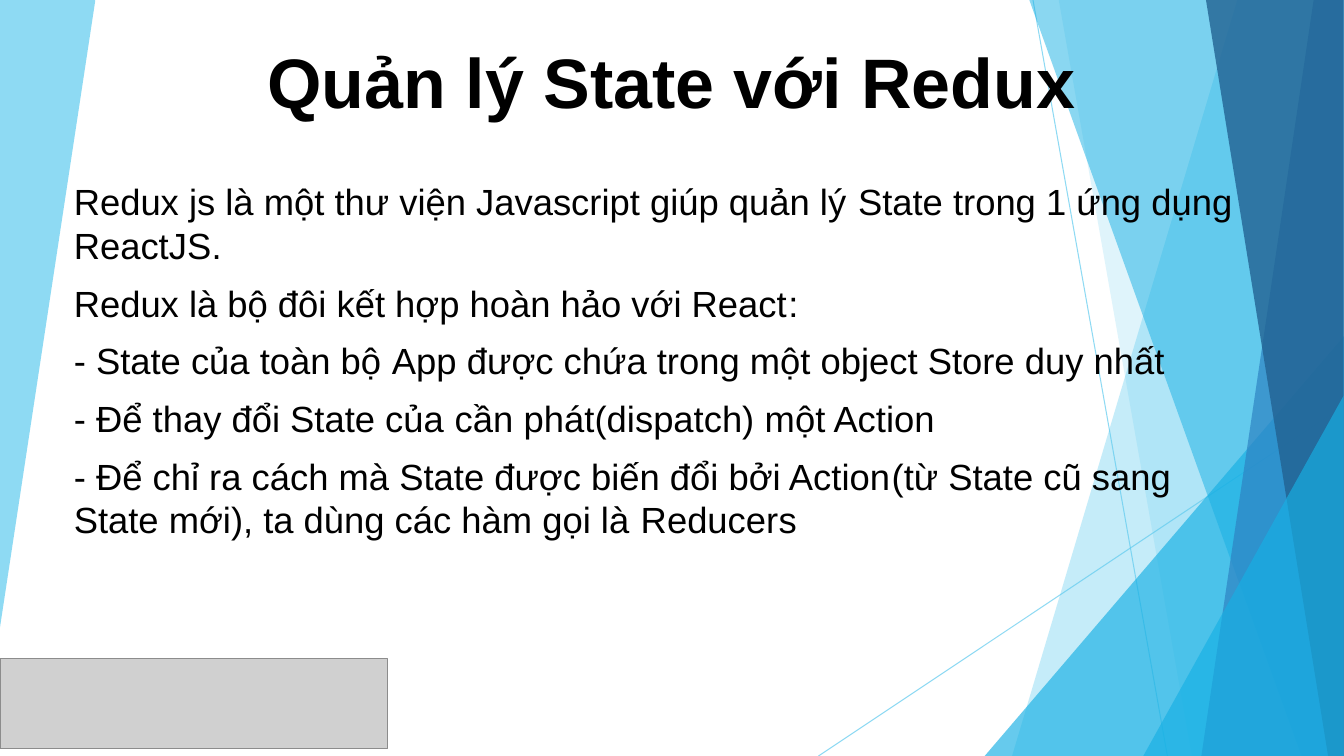
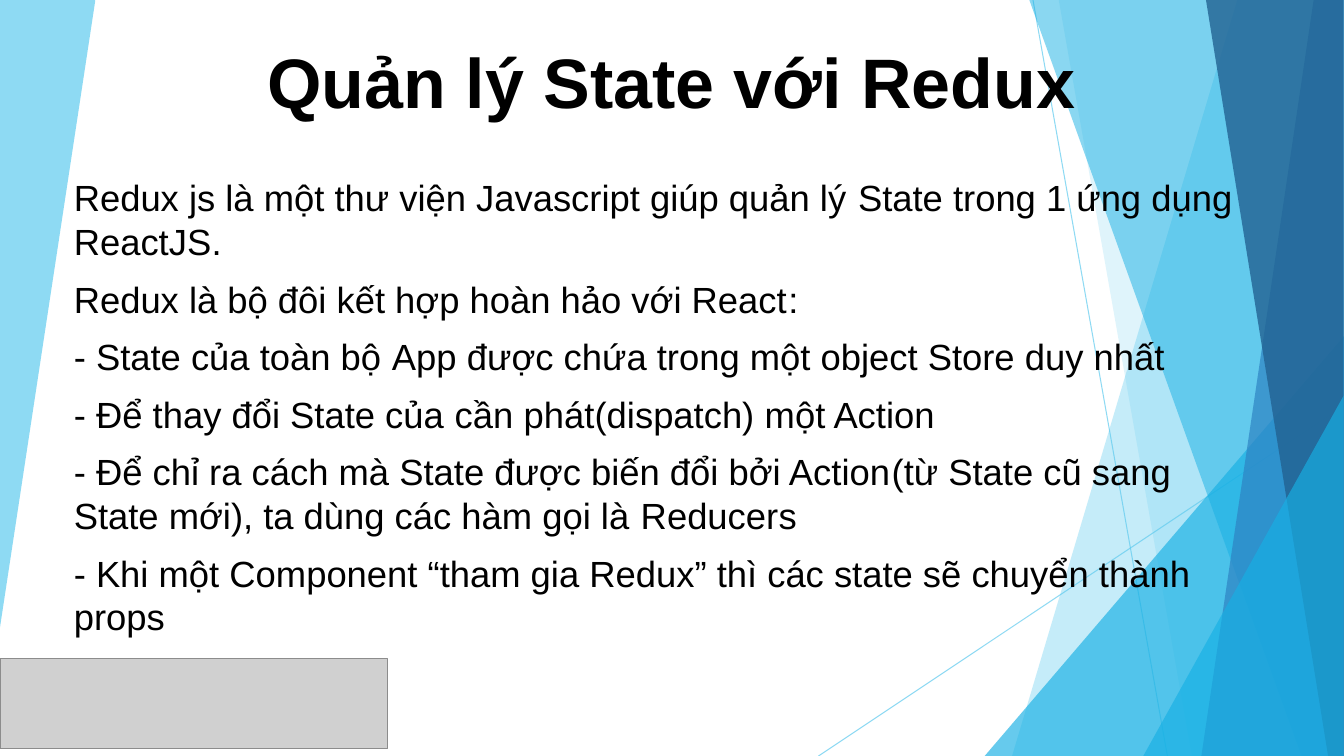
Before and after one commit to sunlight3d/CecomtechReactJST03-2019, a slide deck: slide 1 of Phần 5-Quản lý State với Redux.pptx. Drawn at 1344x756 pixels with LibreOffice and Linux fonts; fonts in the diff are those of the drawing; grey boxes stand for pictures. Boxes give left, top, right and bottom in pixels: in the first picture for what was removed or moved away, otherwise in the second. Text is boxed around its words. In the diff, an @@ line names an element or a change of style, - is before the commit and + after.

```diff
--- a/Phần 5-Quản lý State với Redux.pptx
+++ b/Phần 5-Quản lý State với Redux.pptx
@@ subtitle at (74, 558, 1190, 638): paragraph added @@
+- Khi một Component “tham gia Redux” thì các state sẽ chuyển thành props
```
Also in this commit, not shown: 5 slides added, 6 other files.
